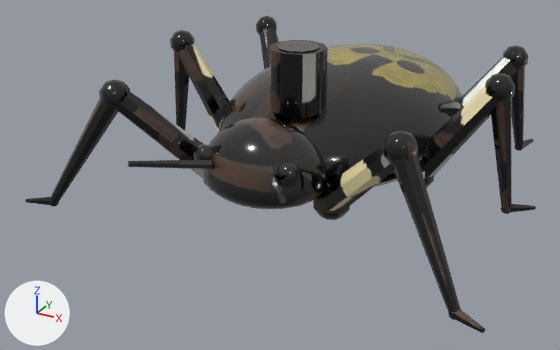
One commit to the Blender file source/blender/blend/beetle_shrapnel.blend: the scene before it, then after it.
Before and after are seen from a camera (50 mm lens) standing at (0.932, -2.066, 0.961) and looking at (-0.081, -0.224, 0.04). Arrows for +X, +Y and +Z are at lower left; the lights stay in place. The older version comes first.

Before the edit, the objects in view are built like this:
```python
me_beetle_shrapnel_mesh = bpy.data.meshes.new('beetle_shrapnel_Mesh')
me_beetle_shrapnel_mesh.from_pydata(...)  # 3258 vertices, 3220 faces; spans x -0.653..0.653, y -0.745..0.572, z -0.003..0.448
me_beetle_shrapnel_mesh.polygons.foreach_set('use_smooth', [True] * 3220)
# faces by material slot: [1512, 764, 80, 12, 612, 240]
me_beetle_shrapnel_mesh.materials.append(mat_m_team)
me_beetle_shrapnel_mesh.materials.append(mat_m_black)
me_beetle_shrapnel_mesh.materials.append(mat_m_eye)
me_beetle_shrapnel_mesh.materials.append(mat_m_pale)
me_beetle_shrapnel_mesh.materials.append(mat_m_leg)
me_beetle_shrapnel_mesh.materials.append(mat_m_brown)
ob_beetle_shrapnel_mesh = bpy.data.objects.new('beetle_shrapnel_Mesh', me_beetle_shrapnel_mesh)
ob_beetle_shrapnel_mesh.location = (0.0, 0.0, 0.0)
```
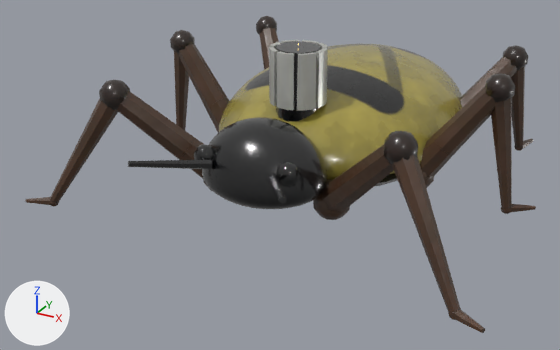
Pixel boxes [x1, y1, x2, y2] of what changed, in the pictures (560 x 350 px):
part 1 of me_beetle_shrapnel_mesh, reshaped: before [270, 40, 328, 118]; after [269, 40, 328, 122]
part 2 of me_beetle_shrapnel_mesh, surface changed: [25, 17, 536, 333] in both

Diff of the bpy script that builds the scene:
```diff
--- a/source/blender/blend/beetle_shrapnel.blend.py
+++ b/source/blender/blend/beetle_shrapnel.blend.py
@@ mat_m_flash @@
+mat_m_flash = bpy.data.materials.new('M_Flash')
+# colours: beige #ffd98c
+# uses the picture img_beetle_shrapnel_mesh_color_jpg
+# uses the picture img_beetle_shrapnel_mesh_normal_jpg
+# uses the picture img_beetle_shrapnel_mesh_orm_jpg
@@ me_beetle_shrapnel_mesh @@
 # used by ob_beetle_shrapnel_mesh; location = (0.0, 0.0, 0.0)
-me_beetle_shrapnel_mesh.from_pydata(...)  # 3258 vertices, 3220 faces; spans x -0.653..0.653, y -0.745..0.572, z -0.003..0.448
+me_beetle_shrapnel_mesh.from_pydata(...)  # 3526 vertices, 3457 faces; spans x -0.653..0.653, y -0.745..0.572, z -0.003..0.453
+# me_beetle_shrapnel_mesh part 1
+# 36 vertices are removed from x -0.074..0.075, y -0.348..-0.192, z 0.274..0.448
+# 24 faces are deleted
+# 226 vertices are added at x -0.078..0.079, y -0.348..-0.192, z 0.219..0.452
+# 24 new vertices lie (0.0, 0.0, 0.15) away from vertices in x -0.078..0.055, y -0.331..-0.193, z 0.294..0.295
+# 5 new vertices lie (0.001, 0.0, -0.15) away from vertices in x -0.077..0.07, y -0.328..-0.196, z 0.445
+# 5 new vertices lie (0.0, 0.001, 0.15) away from vertices in x -0.045..0.028, y -0.344..-0.207, z 0.295
+# 14 new faces join them, mat_m_black
+# 144 new faces join them, mat_m_pale
+# 56 new faces join them, mat_m_flash
+# me_beetle_shrapnel_mesh part 2: 3187 kept faces spanning x -0.653..0.653, y -0.745..0.572, z -0.003..0.4 get new texture (UV) coordinates
+# other edits to the shape of me_beetle_shrapnel_mesh do not show in these pictures
 me_beetle_shrapnel_mesh.materials.append(mat_m_team)
@@ me_beetle_shrapnel_mesh @@
 me_beetle_shrapnel_mesh.materials.append(mat_m_brown)
+me_beetle_shrapnel_mesh.materials.append(mat_m_flash)
```
